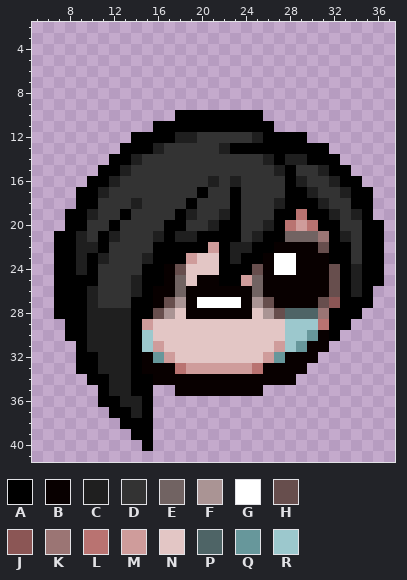
Pixel-art sprite -- images/eve.png. Above is the file before it was changed.
The file is 44x44 pixels. Colours within 5 levels of each other are drawn and written as one. Shown: x 5..37, y 2..41.
Palette (. is transparent): A #000000  B #080000  C #1f1f1f  D #333333  E #716362  F #aa9494  G #ffffff  H #674e4d  J #8b5655  K #9b7574  L #b97371  M #cf9c9b  N #e3c6c5  P #4e6466  Q #67979b  R #9cc8cd
Pixels before, first column x 7:
10 ...........AAAAAAAA...........
11 .........AAAAAAAAAAA..........
12 .......AAAACCDDDDDCAAAA.......
13 ......AAACDDDDDCAAAAAAAAA.....
14 .....AACDDDDDDDDDDDCACCAAA....
15 ....AACDDDDDDDDDDDDDCADDCAA...
16 ...AACDDDDDDDDCDCDDDDACDDCAA..
17 ..AACDDDDDDDDADDADDDDAACDDCAA.
18 ..AADDDCDDDDADDDADDDCAAACDDAA.
19 .AACDDADDDDACDDCADDDAALAACDCA.
20 .AADDADDDDAADDCAADDCALMLAADDAA
21 AACDACDDDCACCAAAADCAAEEEKACDAA
22 AACCADDDDAAAAAMACCAABBBBHAADAA
23 AACACDDDCAAAMNNACAABGGBBBAADAA
24 AACADDDDAABHNNNAAAHBGGBBBHACAA
25 AAAADDDCAABENBBAAMEBBBBBBHACAA
26 AAACDDDCABBEBBBBBBEBBBBBBHACA.
27 AAACDDDAABHFBGGGGBFHBBBBHJAAA.
28 AAACCCCAAHFNBBBBBBNFHPPPKAAA..
29 .AACCCCAMNNNNNNNNNNNNRRRLAA...
30 .AACCCCARNNNNNNNNNNNNRRQBA....
31 ..ACCCCARMNNNNNNNNNNMRQBB.....
32 ..AACCCABQMNNNNNNNNMQBBB......
33 ..AACCCABBBLMMMMMMLBBBB.......
34 ...AACCAABBBBBBBBBBBBB........
35 ....ACCAA..BBBBBBBB...........
36 ....AACCA.....................
37 .....AACA.....................
38 ......AAA.....................
39 .......AA.....................
40 ........A.....................
New version:
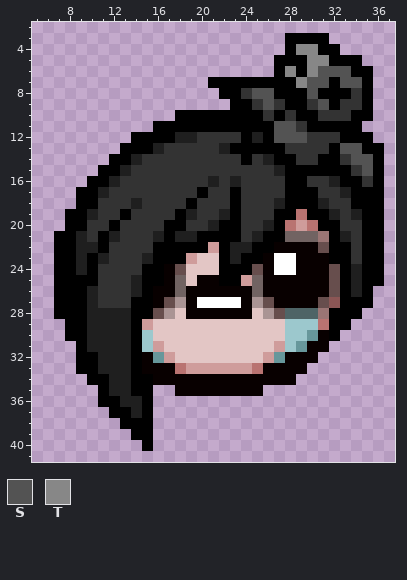
Colours new in this view: S #535353  T #878787
Diff:
Changed rows in their new state; - is an unchanged pixel.
first column x 21:
 3 -------AAAA-----
 4 -------ATTAA----
 5 ------AAATTAAA--
 6 ------ATATSSSAA-
 7 AAAAAAAATSSASSA-
 8 -AADSSAAASAAADA-
 9 --AADSDAADSADDA-
10 -----DADAADDDAA-
11 ------SSDAAAAA--
12 ---A--SSSDDDAAA-
13 -------DDDDASSAA
14 ---A---ADD--DSSA
15 --------AAA--DSA
16 --------A-----DA
17 ---------A-----A
18 ---------------A
19 ---------------A
Changed places in both pictures, as pixel boxes (x1, y1, x2, y2):
changed: (208, 33, 384, 220)
